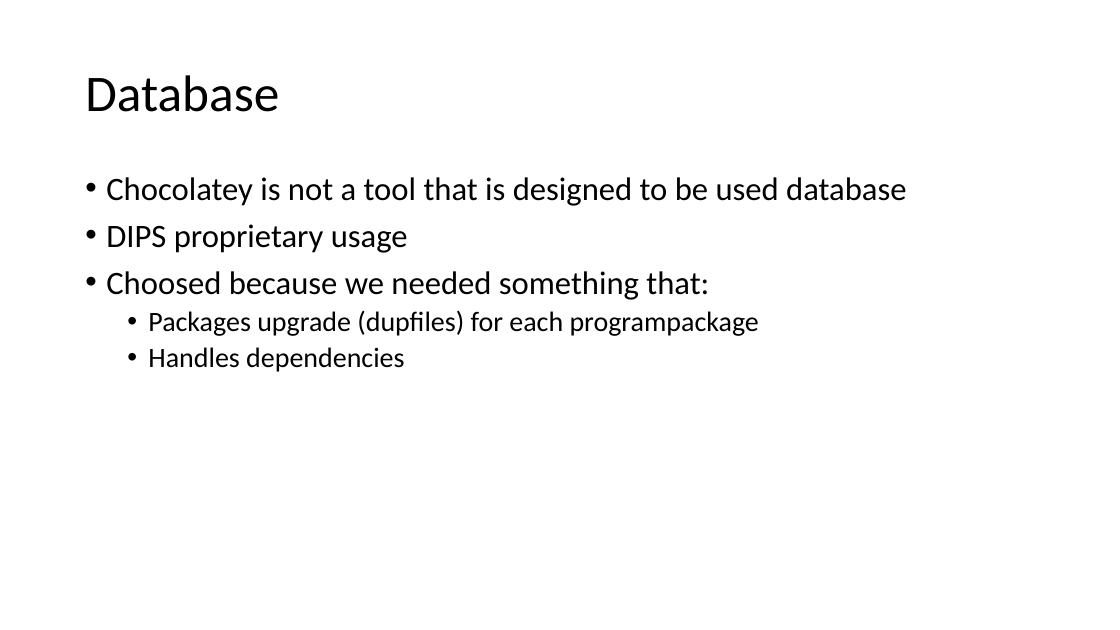
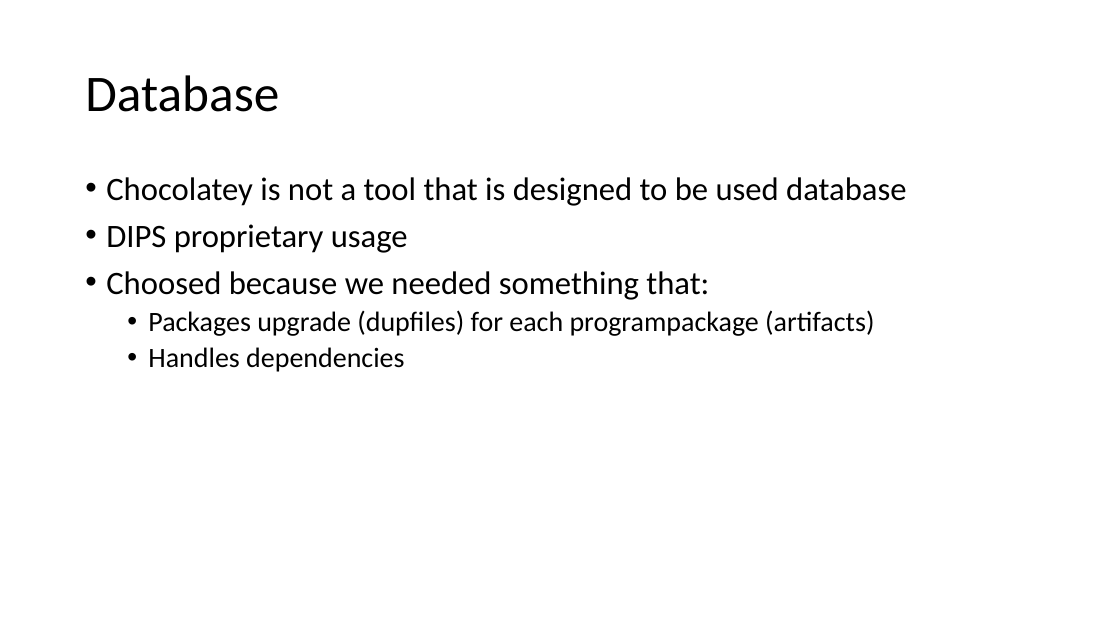
Before and after one commit to DIPSAS/InstallationTech, a slide deck: slide 43 of docs/InstallationCourse.pptx. Drawn at 1120x630 pixels with LibreOffice and Linux fonts; fonts in the diff are those of the drawing. Boxes give left, top, right and bottom in pixels: in the first picture for what was removed or moved away, otherwise in the second. Text is boxed around its words. In the diff, an @@ line names an element or a change of style, - is before the commit and + after.

Commit message:
Added slides about database

```diff
--- a/docs/InstallationCourse.pptx
+++ b/docs/InstallationCourse.pptx
@@ text at (x1=148, y1=310, x2=874, y2=336): text changed @@
-  • Packages upgrade (dupfiles) for each programpackage
+  • Packages upgrade (dupfiles) for each programpackage (artifacts)
```
Also in this commit, not shown: 5 other slides changed, 6 slides added.
